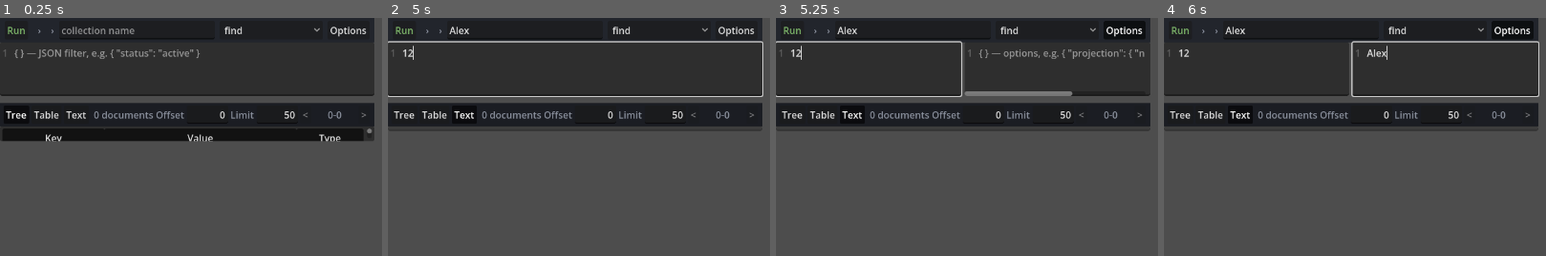
Above: before the commit, frames 1-4 (left to right).
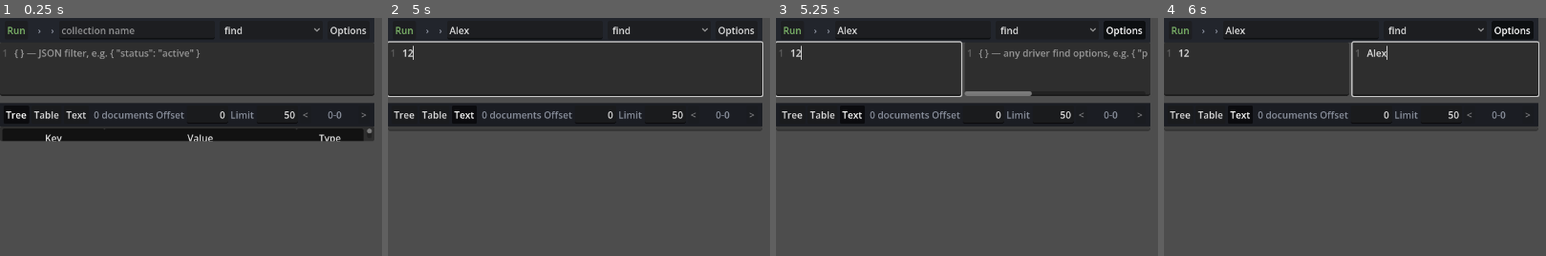
Above: after the commit, the same moments.

Repository: pierre-lehnen-rc/debris
Game: Godot game, scene res://source/ui/database/query_tab.tscn
The game is run twice, just before and just after one commit, with the same random seed, the same clock (stepped at 60 frames per second) and the same inputs. This scene is started directly instead of the project's main scene.
Inputs (mouse positions are % of the whole screen's width and height, from its top left):
- Up to frame 1 (0.25 s): no input
- Up to frame 2 (5 s): click (18, 3) at 0.52 s; type "Alex" at 0.6 s; click (24, 11) at 0.75 s; type "12" at 0.83 s; click "Run" at 1.25 s; click "find" at 2 s; click "Tree" at 2.75 s; click "Table" at 3.5 s; click "Text" at 4.25 s
- Up to frame 3 (5.25 s): click "Options" at 5 s
- Up to frame 4 (6 s): click (37, 11) at 5.77 s; type "Alex" at 5.85 s
The pictures show only the part of the screen within x 0-50%, y 0-50%; the shares and areas given below are measured in that part.

Frames 1-2 are identical in both runs. In frame 3, 0.8% of the frame differs, in the area x 59-98%, y 13-33%; in frame 4, nothing differs.

Commit message:
Pass through any driver find options
The query tab's options editor now forwards its whole JSON object to the
driver as the find options argument (projection, sort, collation, hint,
…) instead of a projection/sort whitelist. The pager still owns
skip/limit for find so pagination stays authoritative.

Co-Authored-By: Claude Opus 4.7 <noreply@anthropic.com>

Diff:
--- a/client/source/data/backend.gd
+++ b/client/source/data/backend.gd
@@ -47,10 +47,9 @@
 		body["limit"] = limit
 	if skip > 0:
 		body["skip"] = skip
-	# Extra find options (projection, sort) the user typed in the query tab.
-	for key in ["projection", "sort"]:
-		if options.has(key):
-			body[key] = options[key]
+	# Any driver find options the user typed in the query tab, passed through.
+	if not options.is_empty():
+		body["options"] = options
 	return await _post("/api/find", body)
 
 
@@ -67,9 +66,8 @@
 		"collection": collection,
 		"filter": filter,
 	}
-	for key in ["projection", "sort"]:
-		if options.has(key):
-			body[key] = options[key]
+	if not options.is_empty():
+		body["options"] = options
 	return await _post("/api/findOne", body)
 
 
@@ -100,9 +98,8 @@
 		"collection": collection,
 		"filter": filter,
 	}
-	for key in ["projection", "sort"]:
-		if options.has(key):
-			body[key] = options[key]
+	if not options.is_empty():
+		body["options"] = options
 	return await _post("/api/explain", body)
 
 
--- a/client/source/ui/database/query_tab.tscn
+++ b/client/source/ui/database/query_tab.tscn
@@ -43,7 +43,7 @@
 unique_name_in_owner = true
 layout_mode = 2
 toggle_mode = true
-tooltip_text = "Show a second JSON input for query options (projection, sort)"
+tooltip_text = "Show a second JSON input for driver find options (projection, sort, collation, hint, …)"
 focus_mode = 0
 text = "Options"
 
@@ -72,7 +72,7 @@
 visible = false
 layout_mode = 2
 size_flags_horizontal = 3
-placeholder_text = "{ } — options, e.g. { \"projection\": { \"name\": 1 }, \"sort\": { \"_id\": -1 } }"
+placeholder_text = "{ } — any driver find options, e.g. { \"projection\": { \"name\": 1 }, \"sort\": { \"_id\": -1 }, \"collation\": { \"locale\": \"en\" } }"
 tab_input_mode = false
 gutters_draw_line_numbers = true
 
Not shown, changed: server/src/mongo/operations.ts
